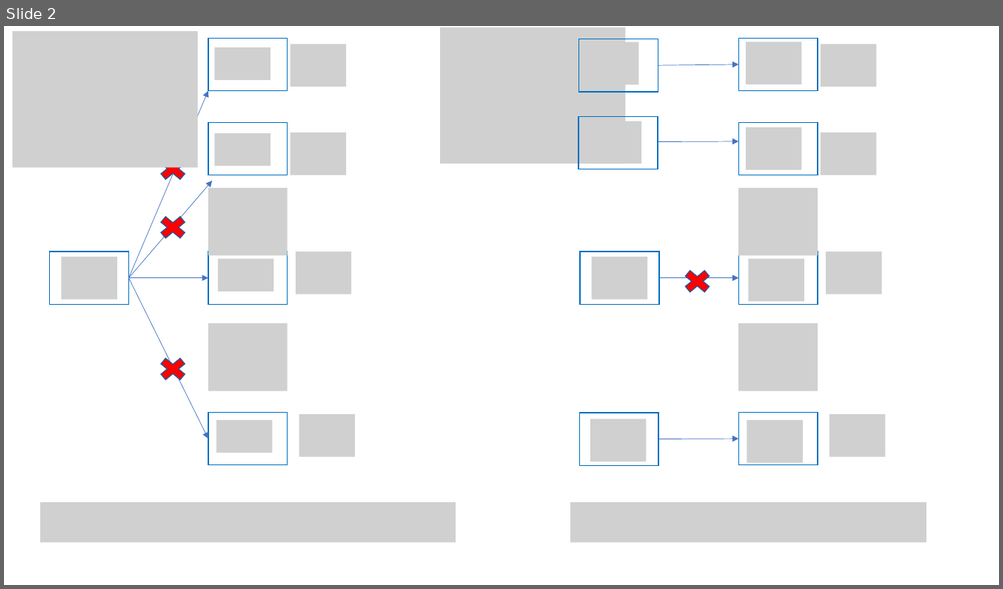
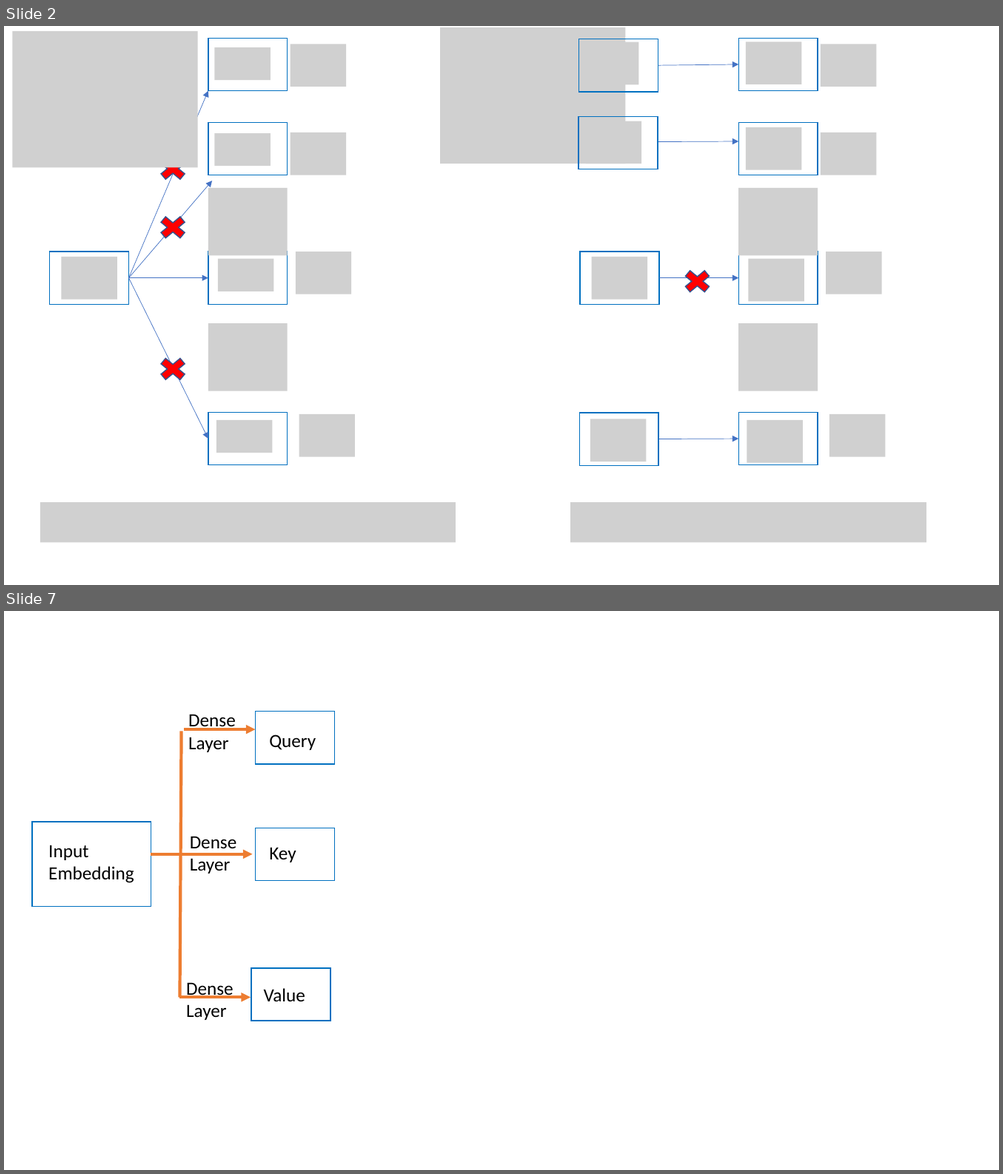
Before and after one commit to beckswu/beckswu.github.io, a slide deck: img/post/Natural-Language-Processing/course2/formula [Autosaved].pptx. Shown one above the other, each under a label of ours: slide 2 before the commit, slides 2 and 7 after it; the slides between them are not shown. The pictures are 1003x589 and 1003x1174 pixels, drawn with LibreOffice and Linux fonts; fonts in the diff are those of the drawing; grey boxes stand for pictures. Boxes give left, top, right and bottom in pixels: in the first picture for what was removed or moved away, otherwise in the second. Text is boxed around its words. In the diff, an @@ line names an element or a change of style, - is before the commit and + after.

```diff
--- a/img/post/Natural-Language-Processing/course2/formula [Autosaved].pptx
+++ b/img/post/Natural-Language-Processing/course2/formula [Autosaved].pptx
@@ slide 7 added at bbox=[4, 611, 999, 1170], background #FFFFFF @@
@@ text added at bbox=[188, 714, 236, 752], 18 pt, text #000000 @@
+Dense
+Layer
@@ rectangle added at bbox=[256, 712, 335, 765], outline #0070C0 1 pt @@
@@ line added from (180, 997) to (182, 731), #ED7D31 3 pt @@
@@ arrow added from (185, 729) to (256, 729), #ED7D31 3 pt @@
@@ text added at bbox=[269, 735, 316, 750], 18 pt, text #000000 @@
+Query
@@ rectangle added at bbox=[32, 822, 151, 907], outline #0070C0 1 pt @@
@@ rectangle added at bbox=[256, 828, 335, 881], outline #0070C0 1 pt @@
@@ text added at bbox=[48, 845, 134, 883], 18 pt, text #000000 @@
+Input Embedding
@@ line added from (151, 854) to (179, 854), #ED7D31 3 pt @@
@@ arrow added from (182, 854) to (253, 854), #ED7D31 3 pt @@
@@ text added at bbox=[190, 836, 237, 874], 18 pt, text #000000 @@
+Dense
+Layer
@@ text added at bbox=[269, 847, 296, 863], 18 pt, text #000000 @@
+Key
@@ text added at bbox=[186, 982, 233, 1020], 18 pt, text #000000 @@
+Dense
+Layer
@@ rectangle added at bbox=[252, 968, 331, 1022], outline #0070C0 1 pt @@
@@ arrow added from (179, 997) to (250, 997), #ED7D31 3 pt @@
@@ text added at bbox=[264, 988, 305, 1002], 18 pt, text #000000 @@
+Value
```
Also in this commit, not shown: 4 other slides added, 1 slide removed, 21 other files.
